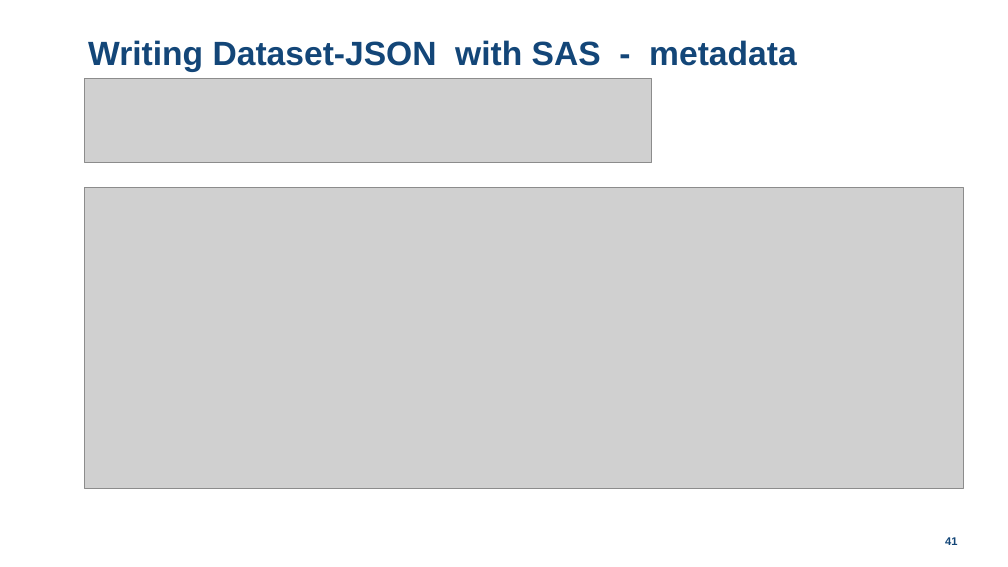
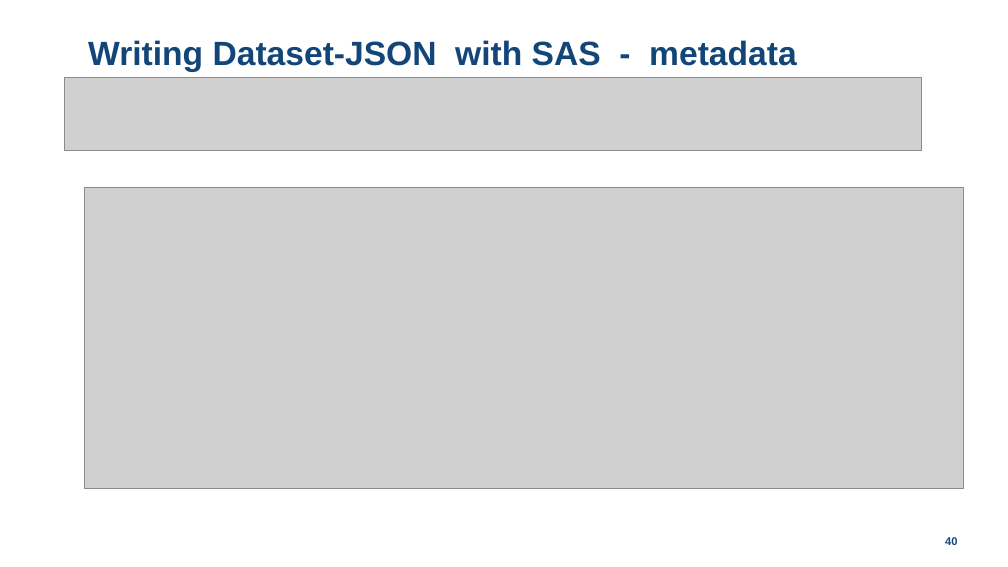
Before and after one commit to lexjansen/dataset-json-sas, a slide deck: slide 40 of doc/Dataset-JSON-SAS-implementation.pptx (slide 41 before the commit). Drawn at 1008x567 pixels with LibreOffice and Linux fonts; fonts in the diff are those of the drawing; grey boxes stand for pictures; background and template pictures are left out. Boxes give left, top, right and bottom in pixels: in the first picture for what was removed or moved away, otherwise in the second. Text is boxed around its words. In the diff, an @@ line names an element or a change of style, - is before the commit and + after.

```diff
--- a/doc/Dataset-JSON-SAS-implementation.pptx
+++ b/doc/Dataset-JSON-SAS-implementation.pptx
@@ picture: place and size @@
-picture at bbox=[85, 79, 652, 163]
+picture at bbox=[65, 78, 921, 151]
@@ page number at bbox=[945, 537, 957, 545]: text changed @@
-41
+40
```
Also in this commit, not shown: 10 other slides changed, 1 slide removed, 2 other files.
